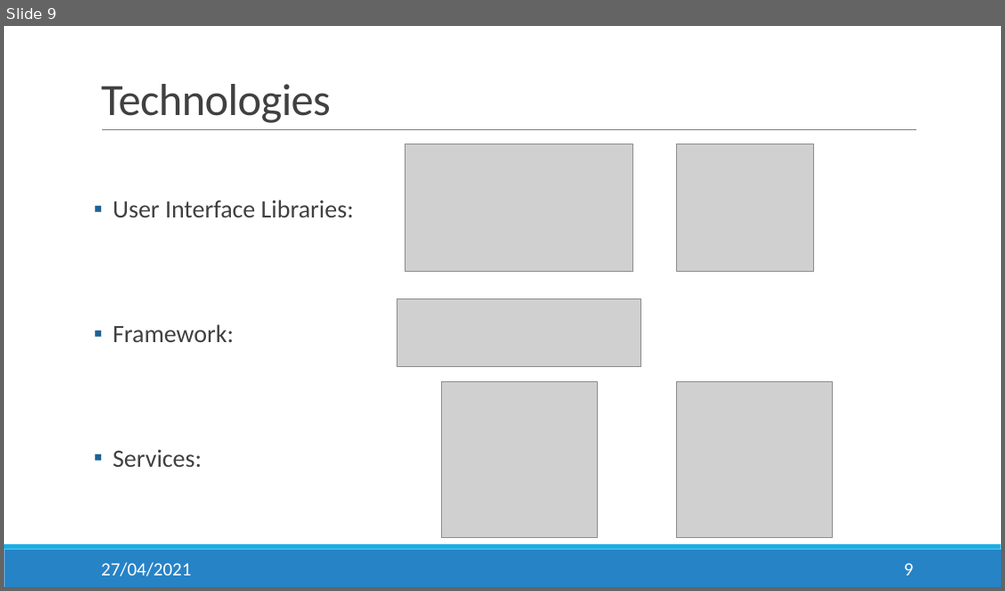
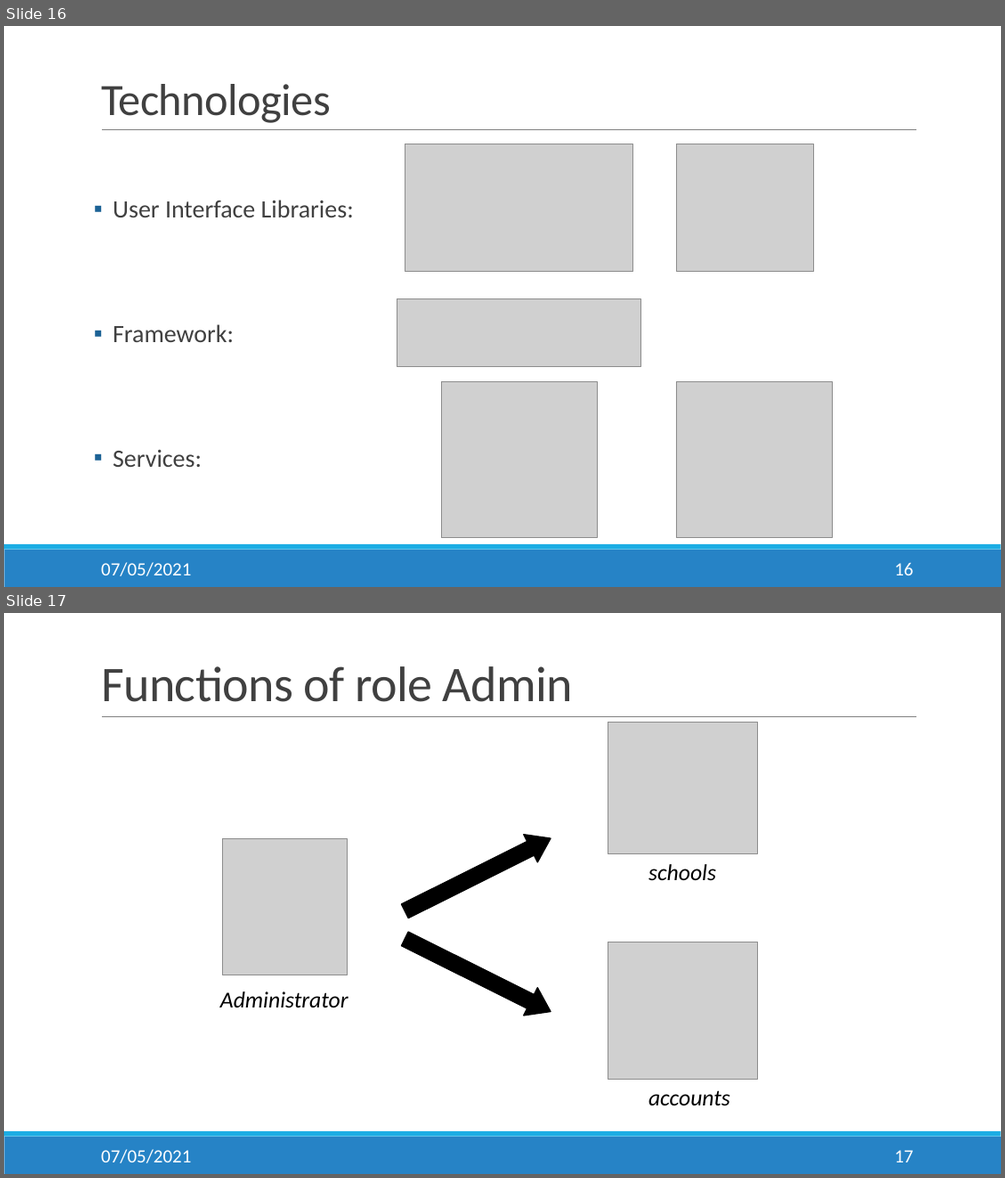
Before and after one commit to salesmgt/documentation, a slide deck: presentations/Slides.pptx. Shown one above the other, each under a label of ours: slide 9 before the commit, slides 16 and 17 after it. The pictures are 1005x591 and 1005x1178 pixels, drawn with LibreOffice and Linux fonts; fonts in the diff are those of the drawing; grey boxes stand for pictures. Boxes give left, top, right and bottom in pixels: in the first picture for what was removed or moved away, otherwise in the second. Text is boxed around its words. In the diff, an @@ line names an element or a change of style, - is before the commit and + after.

```diff
--- a/presentations/Slides.pptx
+++ b/presentations/Slides.pptx
@@ slide 17 added at bbox=[4, 613, 1001, 1174], background #FFFFFF; not listed: 3 template elements that a slide beside it also shows @@
@@ title added at bbox=[101, 666, 573, 702], 48 pt, text #404040 @@
+Functions of role Admin
@@ picture added at bbox=[608, 722, 758, 854] @@
@@ right arrow added at bbox=[398, 824, 558, 925], fill #000000, outline #000000 1.25 pt @@
@@ picture added at bbox=[222, 839, 348, 975] @@
@@ text added at bbox=[648, 864, 716, 880], 22 pt, text #000000, italic @@
+schools
@@ right arrow added at bbox=[398, 925, 558, 1025], fill #000000, outline #000000 1.25 pt @@
@@ picture added at bbox=[608, 941, 758, 1078] @@
@@ text added at bbox=[220, 991, 348, 1008], 22 pt, text #000000, italic @@
+Administrator
@@ text added at bbox=[648, 1090, 730, 1106], 22 pt, text #000000, italic @@
+accounts
@@ text added at bbox=[101, 1149, 191, 1163], 18 pt, text #FFFFFF @@
+07/05/2021
@@ page number added at bbox=[894, 1150, 913, 1162], 18 pt, text #FFFFFF @@
+17
@@ what was slide 9 is now slide 16 @@
@@ slide 16 changed as well @@
@@ text at bbox=[101, 562, 191, 576]: text changed @@
-27/04/2021
+07/05/2021
@@ page number at bbox=[894, 563, 913, 575]: text changed @@
-9
+16
```
Also in this commit, not shown: 14 other slides changed, 14 other slides added, 3 slides removed, 1 other file.
